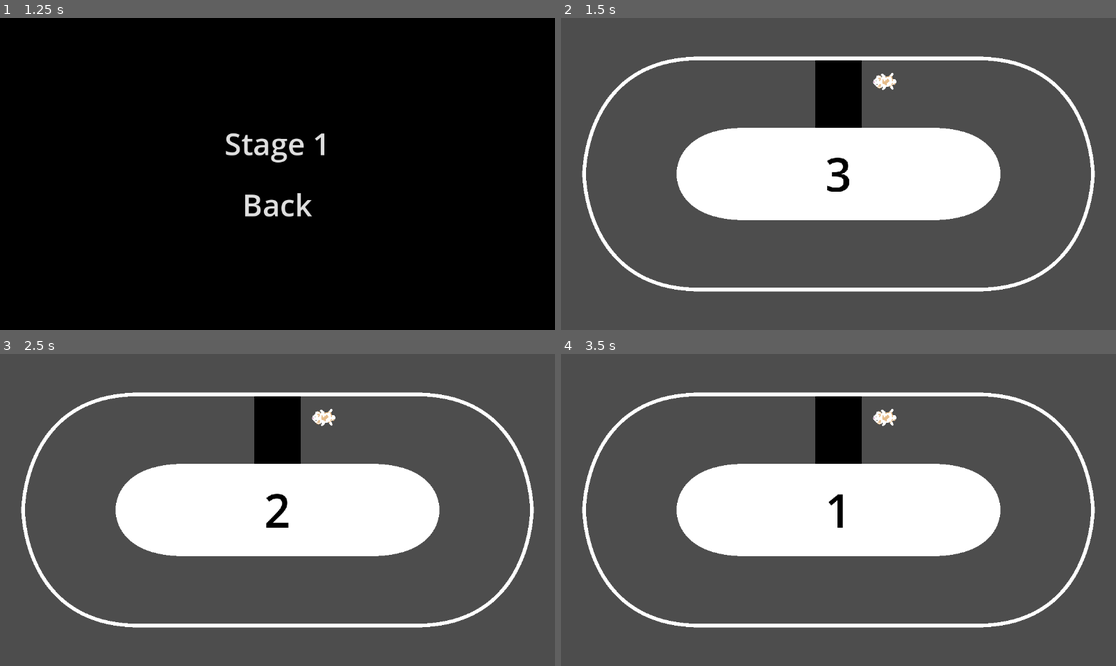
Above: before the commit, frames 1-4 (two rows, left to right).
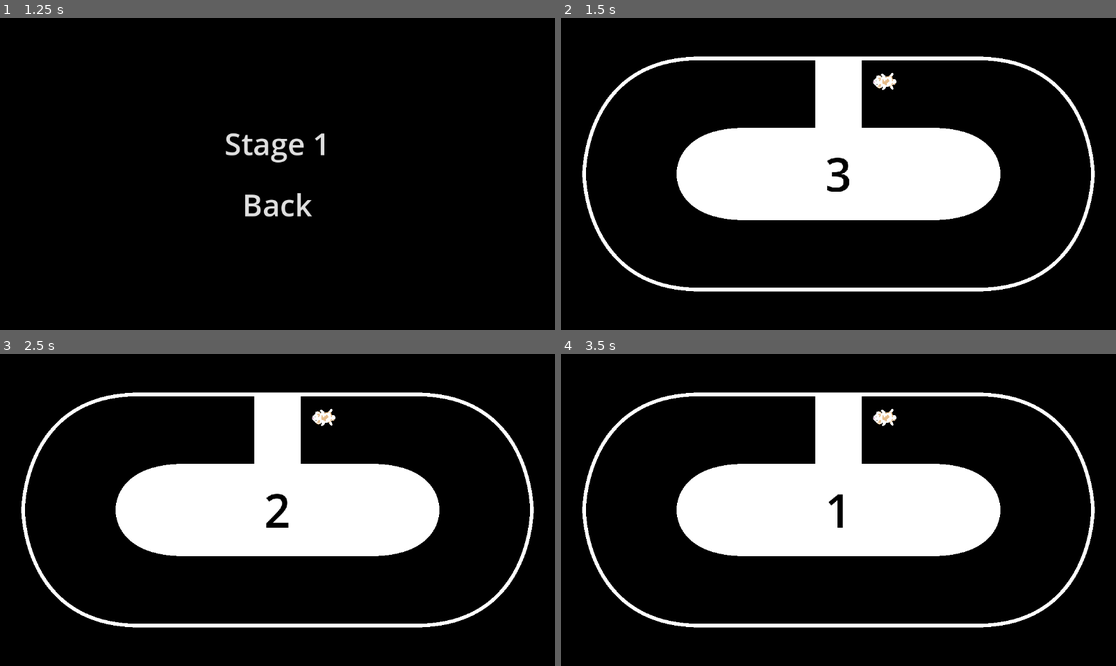
Above: after the commit, the same moments.

Repository: ChrisCee2/20gc4indy500
Game: Godot game, scene res://main_menu.tscn
Same seed, same stepped clock (60 frames per second), same inputs: the game is played once before the commit and once after it. Sound files missing from this copy of the repository are replaced by a short silence.
Inputs (mouse positions are in pixels of both pictures, inside the frame that each line leads up to):
- Up to frame 1 (1.25 s): click "Time Trial" at 0.5 s
- Up to frame 2 (1.5 s): click "Stage 1" at 1.25 s
- Up to frame 3 (2.5 s): tap Enter at 2 s; move the mouse to (399, 494) at 2.02 s; hold D (right) from 2.03 s (still down)
- Up to frame 4 (3.5 s): tap Space (return_to_menu) at 2.75 s; move the mouse to (727, 525) at 2.77 s; release D (right) at 2.78 s; hold S (down) from 2.78 s (still down)

Frame 1 is identical in both runs. In frame 2, 81% of the frame differs, in the area x 0-100%, y 0-100%; in frame 3, 81%; in frame 4, 81%.

Commit message:
GC4-11: make background black

Diff:
--- a/tracks/track_1.tscn
+++ b/tracks/track_1.tscn
@@ -28,6 +28,21 @@
 [node name="Track1" type="Node" node_paths=PackedStringArray("spawn")]
 script = ExtResource("1_iwm28")
 spawn = NodePath("Spawn")
+
+[node name="ColorRect" type="ColorRect" parent="."]
+z_index = -1000
+anchors_preset = 8
+anchor_left = 0.5
+anchor_top = 0.5
+anchor_right = 0.5
+anchor_bottom = 0.5
+offset_left = -2112.0
+offset_top = -1575.0
+offset_right = 888.0
+offset_bottom = 1425.0
+grow_horizontal = 2
+grow_vertical = 2
+color = Color(0, 0, 0, 1)
 
 [node name="OuterBorder" parent="." node_paths=PackedStringArray("collision_polygon", "path", "line") instance=ExtResource("2_jhe20")]
 collision_polygon = NodePath("CollisionPolygon2D")
@@ -65,7 +80,6 @@
 shape = SubResource("RectangleShape2D_jhe20")
 
 [node name="Sprite2D" type="Sprite2D" parent="FinishLine/CollisionShape2D"]
-modulate = Color(0, 0, 0, 1)
 scale = Vector2(128, 192)
 texture = SubResource("CanvasTexture_jhe20")
 
